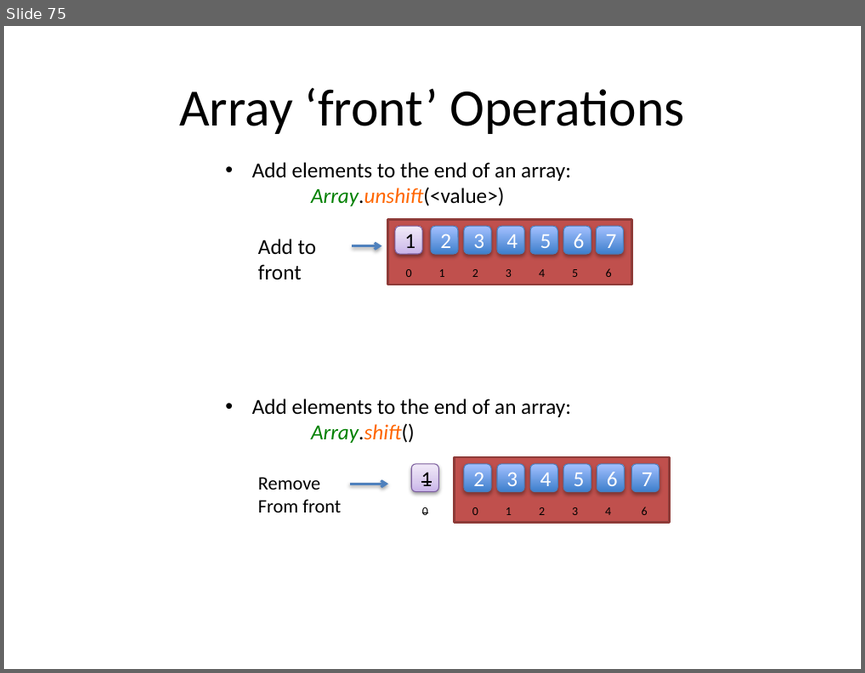
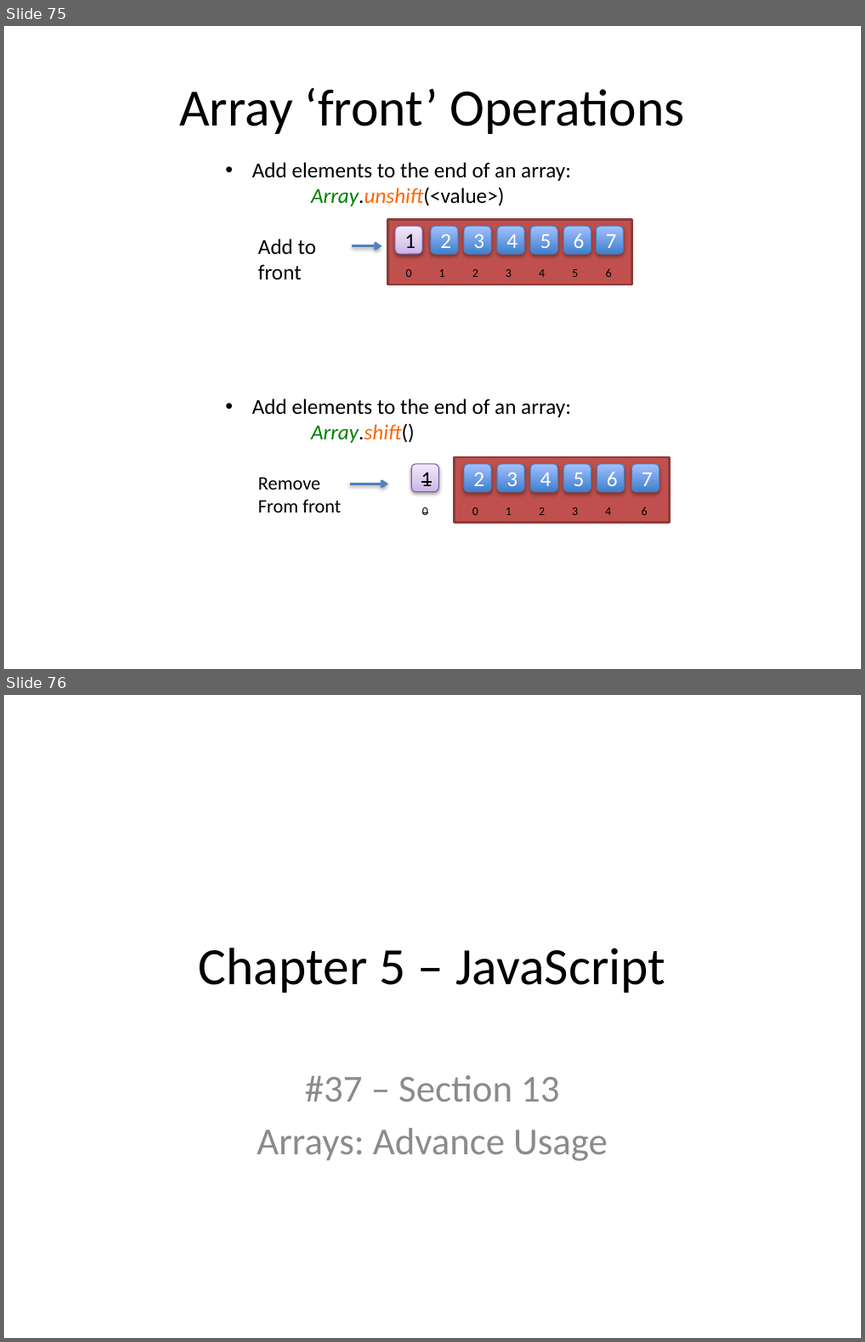
Before and after one commit to xiliax/web-programming-fundamentals, a slide deck: docs/learn-computer-programming.pptx. Shown one above the other, each under a label of ours: slide 75 before the commit, slides 75 and 76 after it. The pictures are 865x673 and 865x1342 pixels, drawn with LibreOffice and Linux fonts; fonts in the diff are those of the drawing. Boxes give left, top, right and bottom in pixels: in the first picture for what was removed or moved away, otherwise in the second. Text is boxed around its words. In the diff, an @@ line names an element or a change of style, - is before the commit and + after.

Commit message:
Documentation, slides, and code examples for c05s13 - JavaScript - Array Advance

```diff
--- a/docs/learn-computer-programming.pptx
+++ b/docs/learn-computer-programming.pptx
@@ slide 76 added at bbox=[4, 695, 861, 1338], background #FFFFFF @@
@@ title added at bbox=[199, 947, 665, 993], 44 pt, text #000000 @@
+Chapter 5 – JavaScript
@@ subtitle added at bbox=[256, 1075, 608, 1161], 32 pt, text #8C8C8C @@
+#37 – Section 13
+Arrays: Advance Usage
```
Also in this commit, not shown: 6 other slides added, 10 other files.
